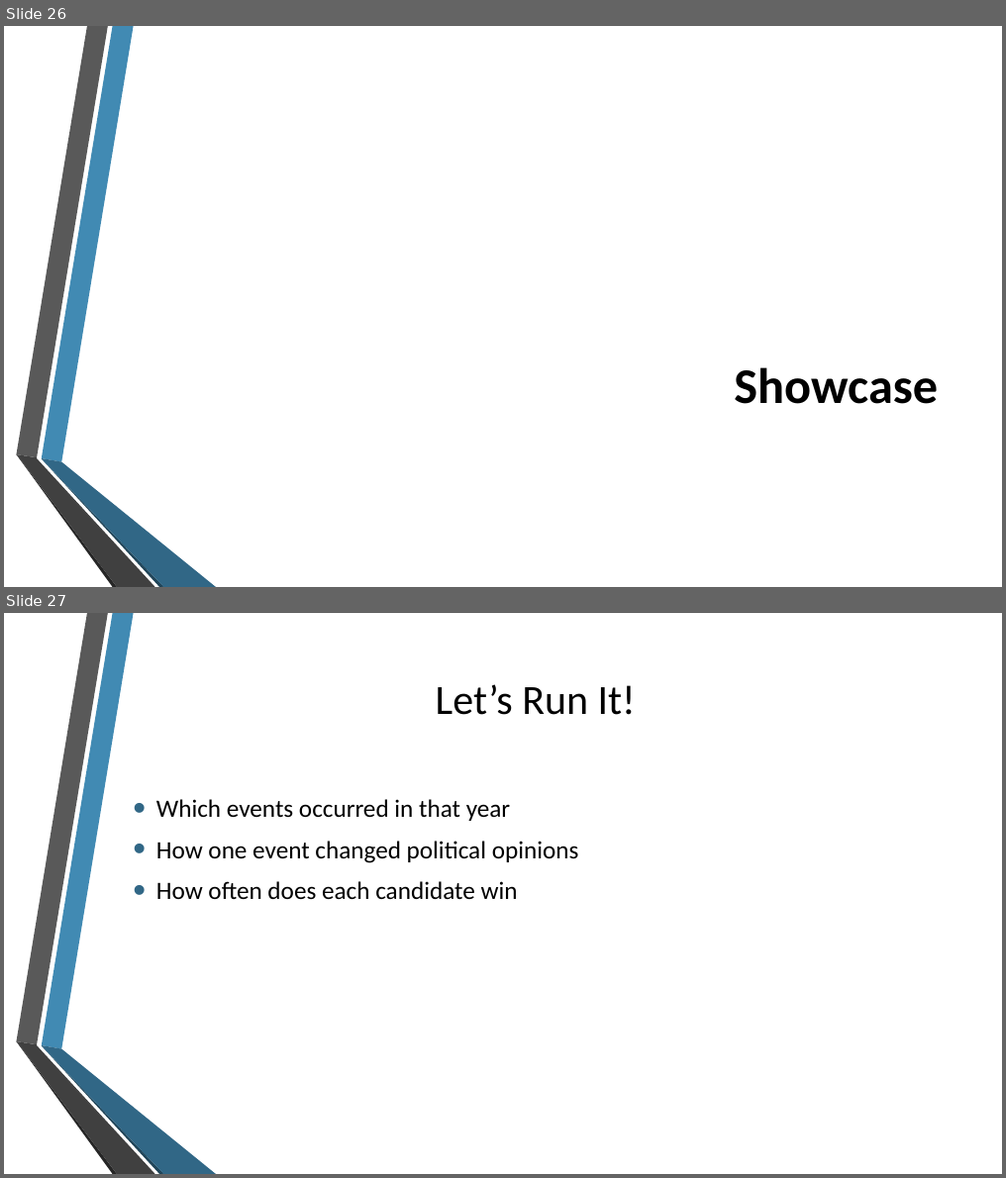
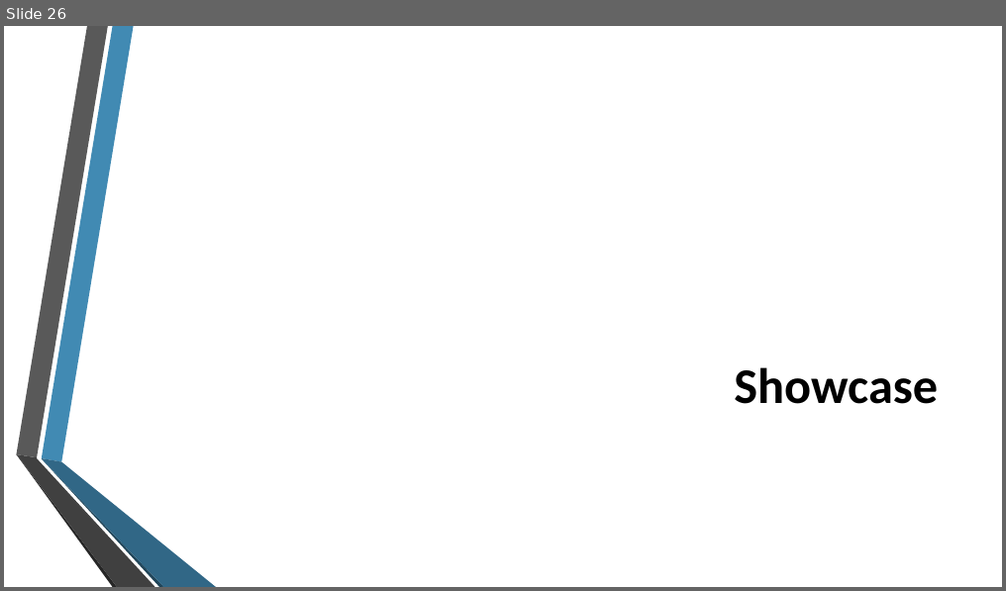
Before and after one commit to blimpich/election_simulator, a slide deck: Final Presentation 2.pptx. Shown one above the other, each under a label of ours: slides 26 and 27 before the commit, slide 26 after it. The pictures are 1006x1178 and 1006x591 pixels, drawn with LibreOffice and Linux fonts; fonts in the diff are those of the drawing; background and template pictures are left out. Boxes give left, top, right and bottom in pixels: in the first picture for what was removed or moved away, otherwise in the second. Text is boxed around its words. In the diff, an @@ line names an element or a change of style, - is before the commit and + after.

```diff
--- a/Final Presentation 2.pptx
+++ b/Final Presentation 2.pptx
@@ slide 27 removed at (4, 613, 1002, 1174), background picture (left out); not listed: 6 template elements that a slide beside it also shows @@
@@ title removed at (436, 684, 636, 715) @@
-Let’s Run It!
@@ text removed at (156, 799, 579, 900) @@
-• Which events occurred in that year
-• How one event changed political opinions
-• How often does each candidate win
```
Also in this commit, not shown: 2 slides changed, 1 slide added.
